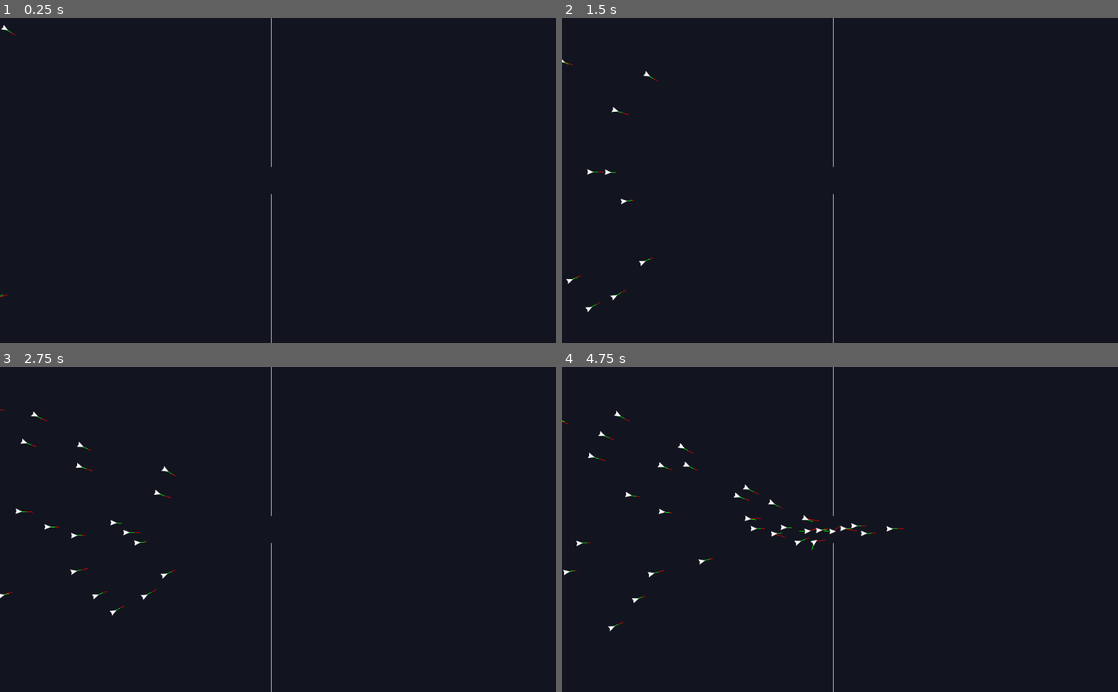
Above: before the commit, frames 1-4 (two rows, left to right).
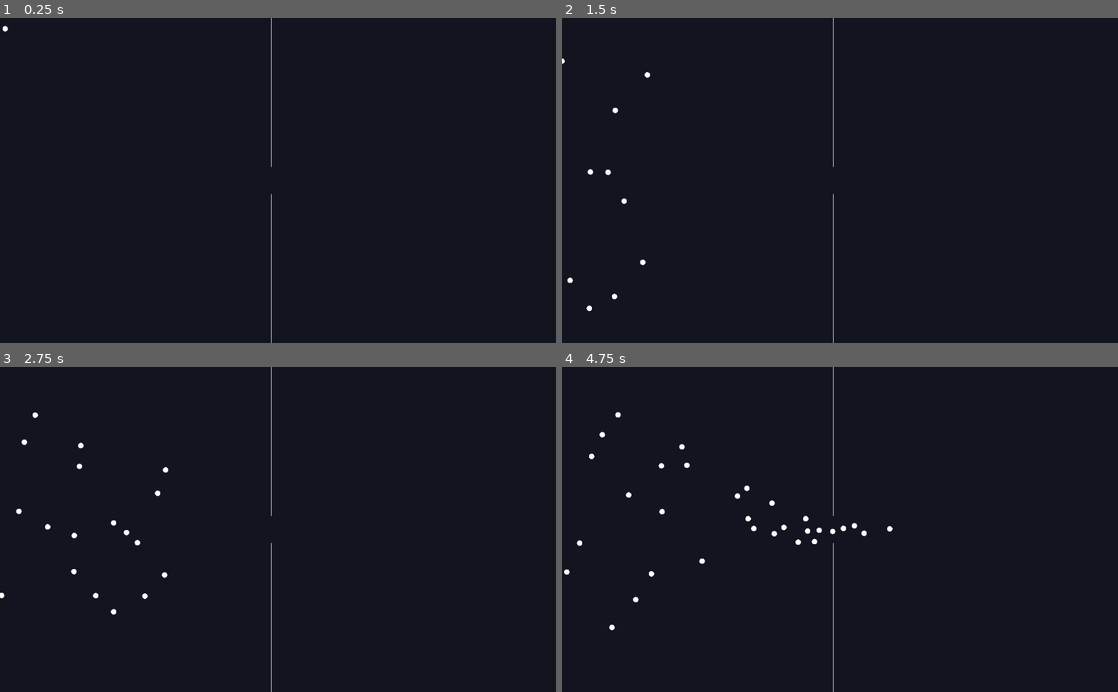
Above: after the commit, the same moments.

Repository: huumpf/steer
Game: Godot game, scene res://world.tscn
Two runs of this game, one before a commit and one after it. Both use one fixed random seed, a clock stepped at 60 frames per second and the inputs below.
Inputs (mouse positions are in pixels of both pictures, inside the frame that each line leads up to):
- Up to frame 1 (0.25 s): no input
- Up to frame 2 (1.5 s): tap Enter at 0.5 s; move the mouse to (962, 164) at 0.52 s; move the mouse to (728, 196) at 1.27 s
- Up to frame 3 (2.75 s): move the mouse to (333, 458) at 2.02 s
- Up to frame 4 (4.75 s): move the mouse to (812, 594) at 2.77 s; move the mouse to (1006, 578) at 3.52 s; move the mouse to (673, 480) at 4.27 s

The runs differ from the first frame. In frame 1, less than 0.1% of the frame differs, in the area x 0-3%, y 2-86%; in frame 2, 0.2%; in frame 3, 0.3%; in frame 4, 0.6%, in the area x 0-62%, y 13-82%.

Commit message:
Added circle icon

Diff:
--- a/scripts/ship.gd
+++ b/scripts/ship.gd
@@ -37,9 +37,9 @@
 	r = BODY_RADIUS
 
 func _draw():
-#	pass
-    draw_line(Vector2(0,0), velocity * 10, Color(255, 0, 0), 1)
-    draw_line(Vector2(0,0), data.steerForce * 30, Color(0, 255, 0), 1)
+	pass
+#    draw_line(Vector2(0,0), velocity * 10, Color(255, 0, 0), 1)
+#    draw_line(Vector2(0,0), data.steerForce * 30, Color(0, 255, 0), 1)
 
 ##################################################
 # PROCESS
--- a/ship.tscn
+++ b/ship.tscn
@@ -1,7 +1,7 @@
 [gd_scene load_steps=8 format=2]
 
 [ext_resource path="res://scripts/ship.gd" type="Script" id=1]
-[ext_resource path="res://img/plane.png" type="Texture" id=2]
+[ext_resource path="res://img/circle.png" type="Texture" id=2]
 [ext_resource path="res://scripts/ship_sprite.gd" type="Script" id=3]
 [ext_resource path="res://scripts/ship_steer.gd" type="Script" id=4]
 [ext_resource path="res://scripts/ship_sense.gd" type="Script" id=5]
@@ -13,7 +13,7 @@
 
 [node name="Sprite" type="Sprite" parent="."]
 position = Vector2( 1, 0 )
-scale = Vector2( 0.3, 0.5 )
+scale = Vector2( 0.1, 0.1 )
 texture = ExtResource( 2 )
 script = ExtResource( 3 )
 
Binary file added: img/circle.png
Not shown, added: img/circle.png.import
